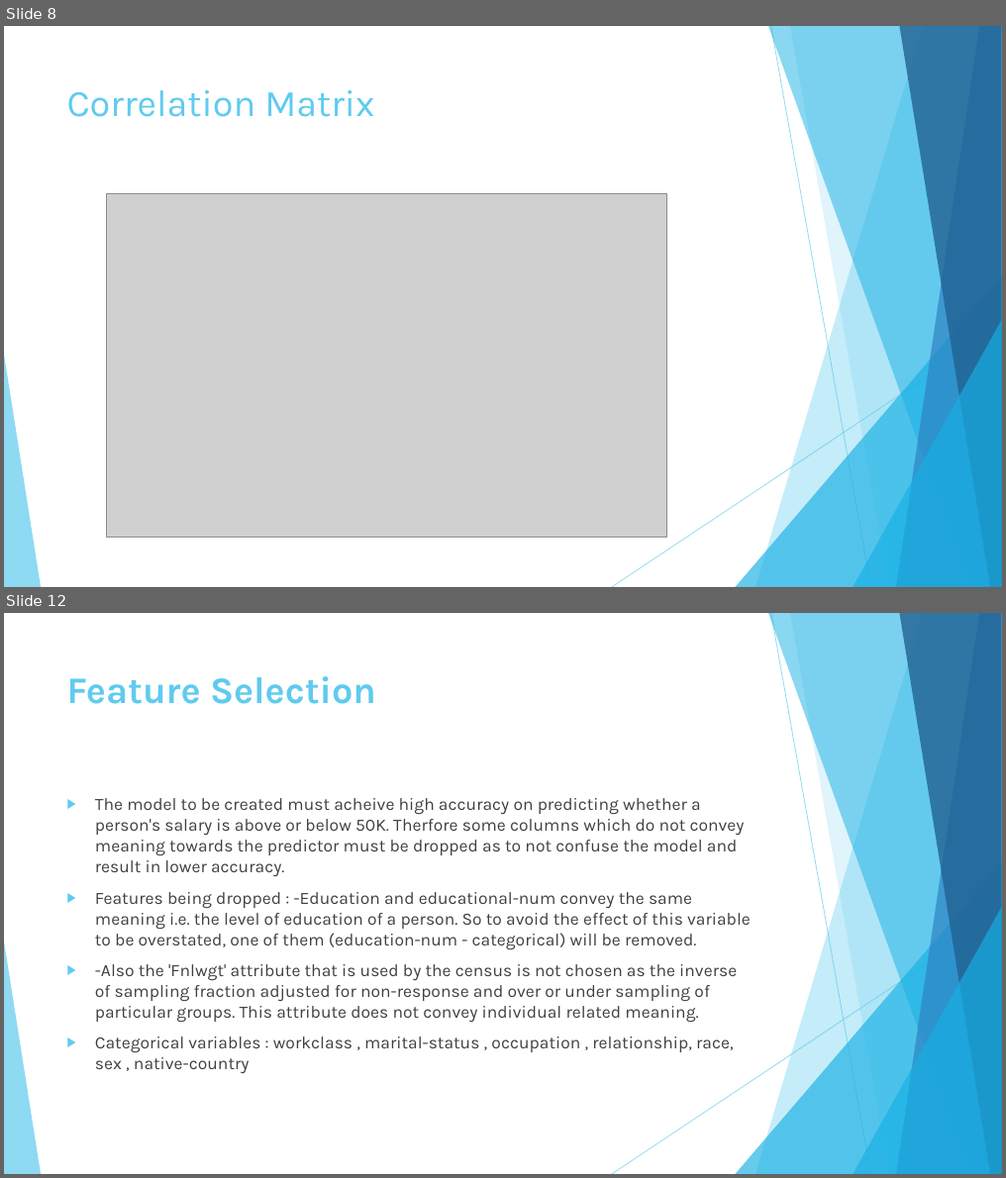
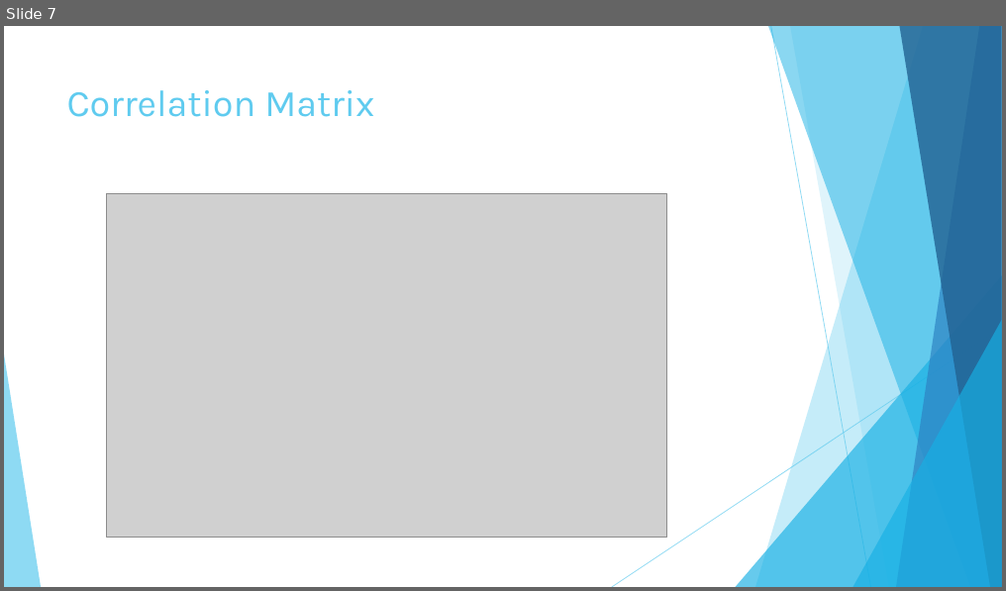
Before and after one commit to chandratop/IDS-Project, a slide deck: IDS Project – Adult Dataset.pptx. Shown one above the other, each under a label of ours: slides 8 and 12 before the commit, slide 7 after it; the slides between them are not shown. The pictures are 1006x1178 and 1006x591 pixels, drawn with LibreOffice and Linux fonts; fonts in the diff are those of the drawing; grey boxes stand for pictures. Boxes give left, top, right and bottom in pixels: in the first picture for what was removed or moved away, otherwise in the second. Text is boxed around its words. In the diff, an @@ line names an element or a change of style, - is before the commit and + after.

```diff
--- a/IDS Project – Adult Dataset.pptx
+++ b/IDS Project – Adult Dataset.pptx
@@ slide 12 removed at (4, 613, 1002, 1174), background #FFFFFF; not listed: 10 template elements that a slide beside it also shows @@
@@ title removed at (67, 676, 376, 704) @@
-Feature Selection
@@ text removed at (95, 798, 750, 1074) @@
-▶ The model to be created must acheive high accuracy on predicting whether a person's salary is above or below 50K. Therfore some columns which do not convey meaning towards the predictor must be dropped as to not confuse the model and result in lower accuracy.
-▶ Features being dropped : -Education and educational-num convey the same meaning i.e. the level of education of a person. So to avoid the effect of this variable to be overstated, one of them (education-num - categorical) will be removed.
-▶ -Also the 'Fnlwgt' attribute that is used by the census is not chosen as the inverse of sampling fraction adjusted for non-response and over or under sampling of particular groups. This attribute does not convey individual related meaning.
-▶ Categorical variables : workclass , marital-status , occupation , relationship, race, sex , native-country
@@ what was slide 8 is now slide 7 @@
```
Also in this commit, not shown: 1 slide added, 8 other slides removed, 1 other file.
